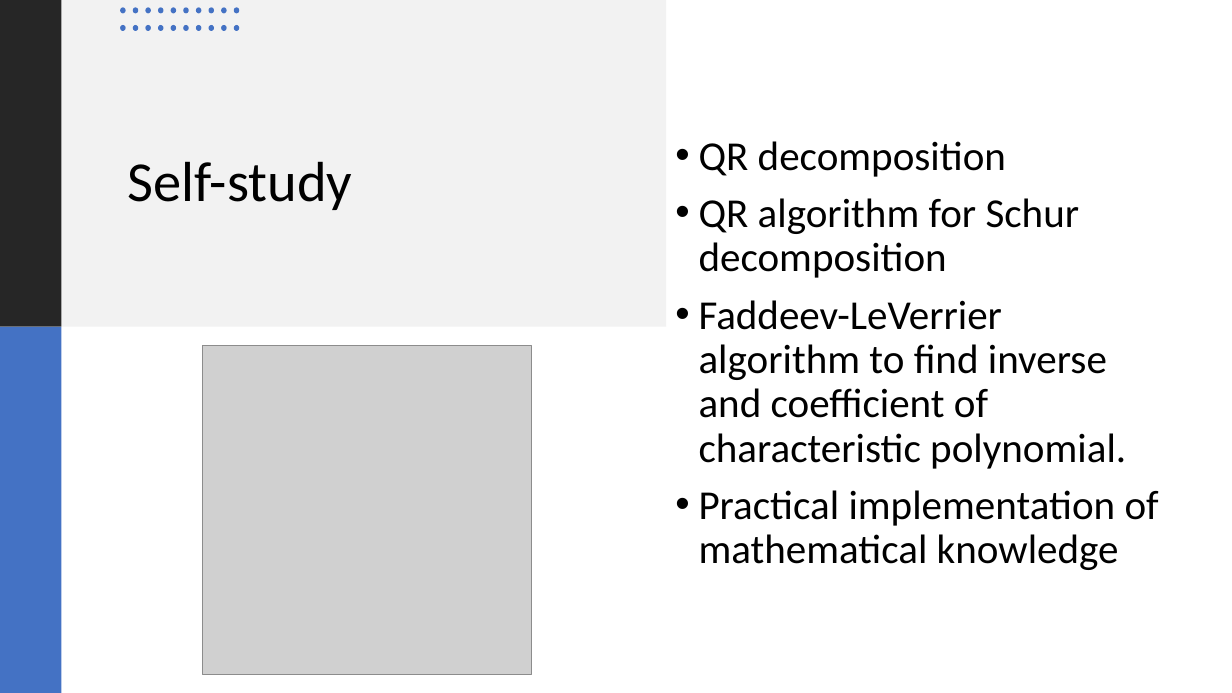
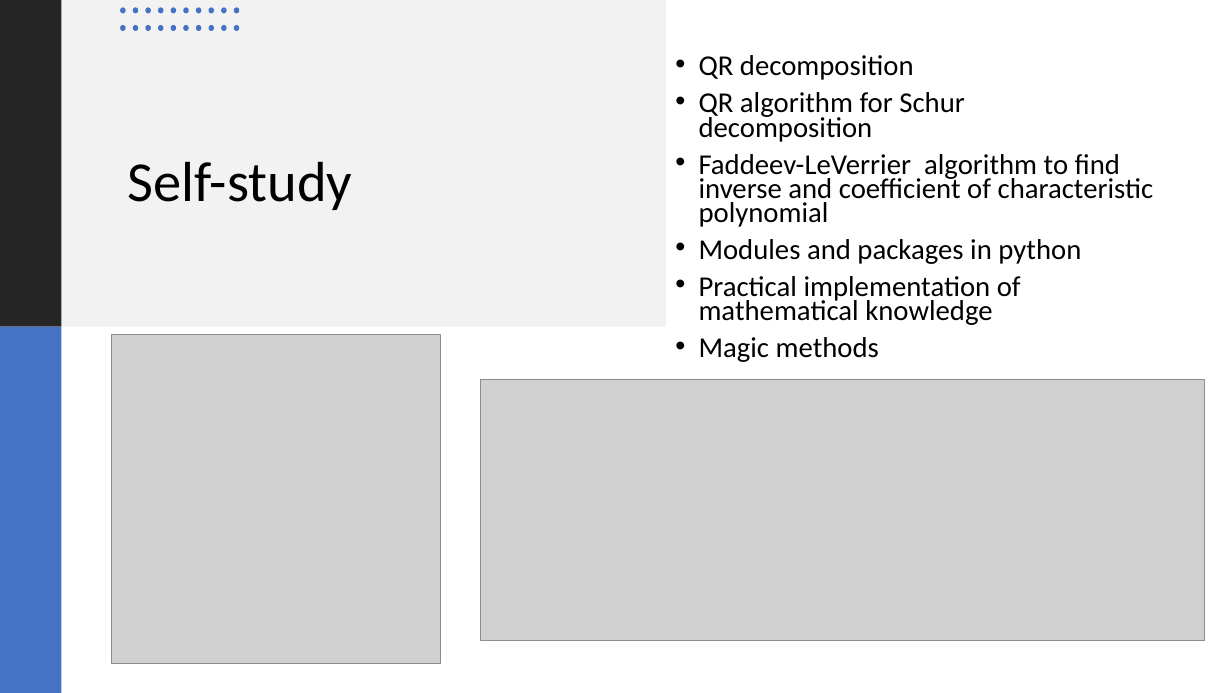
Before and after one commit to netalydana28/Python2, a slide deck: slide 87 of project3/algebra.pptx (slide 47 before the commit). Drawn at 1232x693 pixels with LibreOffice and Linux fonts; fonts in the diff are those of the drawing; grey boxes stand for pictures. Boxes give left, top, right and bottom in pixels: in the first picture for what was removed or moved away, otherwise in the second. Text is boxed around its words. In the diff, an @@ line names an element or a change of style, - is before the commit and + after.

```diff
--- a/project3/algebra.pptx
+++ b/project3/algebra.pptx
@@ text at (699,55,1021,325): size 32 to 22.4 pt in "QR decomposition", "QR algorithm for Schur decomposition", "Practical implementation of mathematical knowledge"; line spacing 0.9 to 0.7 @@
@@ text at (699,154,1154,264): text changed; size 32 to 22.4 pt @@
-• Faddeev-LeVerrier algorithm to find inverse and coefficient of characteristic polynomial.
+• Faddeev-LeVerrier algorithm to find inverse and coefficient of characteristic polynomial
+• Modules and packages in python
@@ picture: place and size @@
-picture at (202,346,531,675)
+picture at (112,335,441,664)
@@ text at (699,337,879,362): paragraph added @@
+• Magic methods
@@ picture added at (481,380,1204,640) @@
```
Also in this commit, not shown: 9 other slides changed, 46 slides added, 6 slides removed, 4 other files.
